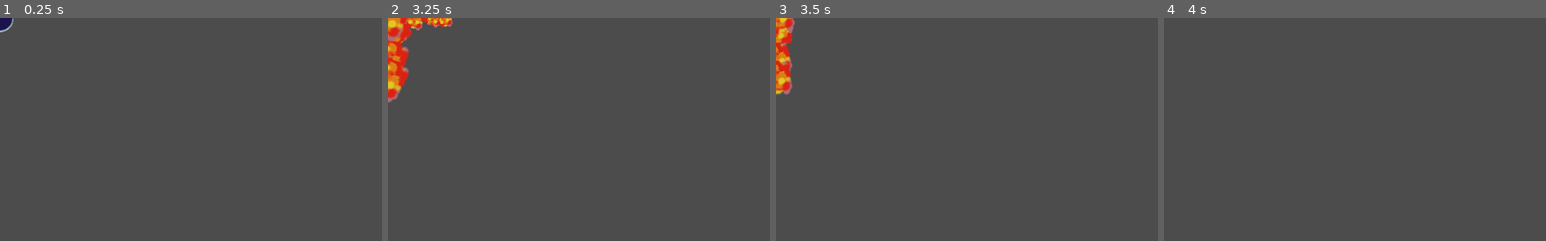
Above: before the commit, frames 1-4 (left to right).
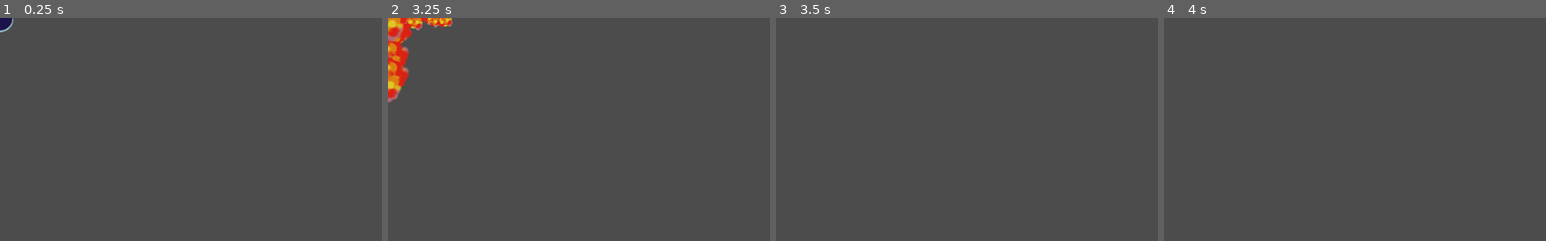
Above: after the commit, the same moments.

Repository: henriquelalves/Godot-Bomber-matchmaking-server
Game: Godot game, scene res://bomb.tscn
Same seed, same stepped clock (60 frames per second), same inputs: the game is played once before the commit and once after it. This scene is started directly instead of the project's main scene.
Inputs:
- Up to frame 1 (0.25 s): no input
- Up to frame 2 (3.25 s): hold Right (move_right) 0.53-1.28 s; hold Space (set_bomb) 0.53-1.28 s; hold Down (move_down) 1.28-2.03 s; tap Space (set_bomb) at 1.35, 2.85 s; tap Enter at 2 s; hold Right (move_right) 2.03-2.78 s; hold Space (set_bomb) 2.03-2.78 s; hold Up (move_up) from 2.78 s (still down)
- Up to frame 3 (3.5 s): keep holding Up (move_up)
- Up to frame 4 (4 s): release Up (move_up) at 3.53 s; hold Left (move_left) from 3.53 s (still down); hold Space (set_bomb) from 3.53 s (still down)
The pictures show only the part of the screen within x 0-50%, y 0-50%; the shares and areas given below are measured in that part.

Frames 1-2 are identical in both runs. In frame 3, 1.4% of the frame differs, in the area x 0-5%, y 0-35%; in frame 4, nothing differs.
Error before the commit: Parse Error: The member "owner" already exists in a parent class. (res://bomb.gd:4)

Commit message:
fixed client port setup

Diff:
--- a/client/multiplayer_bomber/bomb.gd
+++ b/client/multiplayer_bomber/bomb.gd
@@ -1,7 +1,6 @@
 extends Area2D
 
 var in_area = []
-var owner
 
 # Called from the animation
 func explode():
@@ -10,7 +9,7 @@
 		return
 	for p in in_area:
 		if (p.has_method("exploded")):
-			p.rpc("exploded", owner) # Exploded has a master keyword, so it will only be received by the master
+			p.rpc("exploded", self.owner) # Exploded has a master keyword, so it will only be received by the master
 
 func done():
 	queue_free()
--- a/client/multiplayer_bomber/gamestate.gd
+++ b/client/multiplayer_bomber/gamestate.gd
@@ -132,11 +132,11 @@
 	print(host.create_server(DEFAULT_PORT, MAX_PEERS))
 	get_tree().set_network_peer(host)
 
-func join_game(ip, name, port, this_port):
-	printt("Joining:",ip, name, port, this_port)
+func join_game(ip, name, port):
+	printt("Joining:",ip, name, port)
 	player_name = name
 	var host = NetworkedMultiplayerENet.new()
-	print(host.create_client(ip, port, this_port))
+	print(host.create_client(ip, port, DEFAULT_PORT))
 	get_tree().set_network_peer(host)
 
 func get_player_list():
--- a/client/multiplayer_bomber/lobby.gd
+++ b/client/multiplayer_bomber/lobby.gd
@@ -47,7 +47,7 @@
 			print("Closing socket, joining...")
 			set_process(false)
 			player_udp.close()
-			gamestate.join_game(serverudp.other_remote_ip, $connect/name.text, serverudp.other_remote_port, 3456)
+			gamestate.join_game(serverudp.other_remote_ip, $connect/name.text, serverudp.other_remote_port)
 	else:
 		if(player_udp.is_listening() and player_udp.get_available_packet_count() > 0):
 			var response = player_udp.get_packet().get_string_from_utf8()
--- a/client/multiplayer_bomber/lobby.tscn
+++ b/client/multiplayer_bomber/lobby.tscn
@@ -10,6 +10,7 @@
 anchor_bottom = 1.0
 rect_pivot_offset = Vector2( 0, 0 )
 mouse_filter = 0
+mouse_default_cursor_shape = 0
 size_flags_horizontal = 2
 size_flags_vertical = 2
 script = ExtResource( 1 )
@@ -26,6 +27,7 @@
 margin_bottom = 324.0
 rect_pivot_offset = Vector2( 0, 0 )
 mouse_filter = 0
+mouse_default_cursor_shape = 0
 size_flags_horizontal = 2
 size_flags_vertical = 2
 
@@ -42,6 +44,7 @@
 rect_rotation = -0.329772
 rect_pivot_offset = Vector2( 0, 0 )
 mouse_filter = 2
+mouse_default_cursor_shape = 0
 size_flags_horizontal = 2
 size_flags_vertical = 0
 text = "Name:"
@@ -60,15 +63,18 @@
 margin_right = 216.0
 margin_bottom = 84.0
 rect_pivot_offset = Vector2( 0, 0 )
+focus_mode = 2
 mouse_filter = 0
+mouse_default_cursor_shape = 1
 size_flags_horizontal = 2
 size_flags_vertical = 2
 text = "The Warrior"
 focus_mode = 2
+context_menu_enabled = true
 placeholder_alpha = 0.6
 caret_blink = false
 caret_blink_speed = 0.65
-context_menu_enabled = true
+caret_position = 0
 
 [node name="search" type="Button" parent="connect" index="2"]
 
@@ -81,7 +87,9 @@
 margin_right = 200.0
 margin_bottom = 130.0
 rect_pivot_offset = Vector2( 0, 0 )
+focus_mode = 2
 mouse_filter = 0
+mouse_default_cursor_shape = 0
 size_flags_horizontal = 2
 size_flags_vertical = 2
 toggle_mode = false
@@ -104,6 +112,7 @@
 margin_bottom = 103.0
 rect_pivot_offset = Vector2( 0, 0 )
 mouse_filter = 2
+mouse_default_cursor_shape = 0
 size_flags_horizontal = 2
 size_flags_vertical = 0
 custom_colors/font_color = Color( 0.820312, 0.291595, 0.291595, 1 )
@@ -123,6 +132,7 @@
 margin_bottom = 58.0
 rect_pivot_offset = Vector2( 0, 0 )
 mouse_filter = 0
+mouse_default_cursor_shape = 0
 size_flags_horizontal = 2
 size_flags_vertical = 2
 popup_exclusive = false
Not shown, changed: client/multiplayer_bomber/export_presets.cfg
